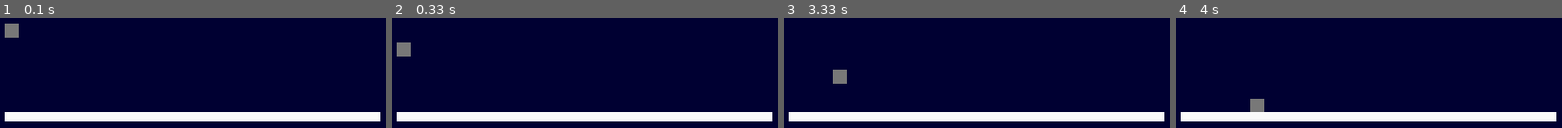
Above: before the commit, frames 1-4 (left to right).
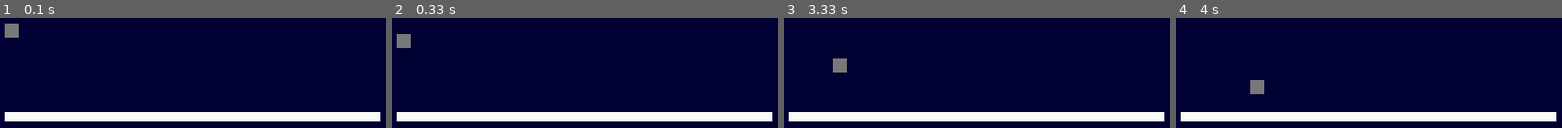
Above: after the commit, the same moments.

Repository: ezfe/Space-Attack
Game: pygame game, started from Space-Attack/main.py
Two runs of this game, one before a commit and one after it. Both use one fixed random seed, a clock stepped at 60 frames per second and the inputs below.
Inputs:
- Up to frame 1 (0.1 s): no input
- Up to frame 2 (0.33 s): no input
- Up to frame 3 (3.33 s): hold D 0.33-0.8 s; hold W 0.83-1.13 s; hold D 1.17-1.63 s; hold A 1.67-2.2 s; hold A 2.23-2.63 s; hold W 2.67-3.03 s; hold D from 3.07 s (still down)
- Up to frame 4 (4 s): release D at 3.7 s; hold A from 3.73 s (still down)

Frame 1 is identical in both runs. In frame 2, 0.6% of the frame differs, in the area x 1-5%, y 14-36%; in frame 3, 0.7%; in frame 4, 0.9%, in the area x 19-23%, y 56-86%.

Commit message:
Prevented going off screen

Diff:
--- a/Space-Attack/main.py
+++ b/Space-Attack/main.py
@@ -9,8 +9,10 @@
 from actor import Actor
 
 class SpaceAttackApp(PygameApp):
-    def __init__(self, screensize = (512,512)):
-        super().__init__(screensize = screensize, title="Space Attack!")
+    width = 512
+    height = 512
+    def __init__(self):
+        super().__init__(screensize = (self.width, self.height), title="Space Attack!")
         pygame.key.set_repeat(100)
         self.setbackgroundcolor((0,0,50))
         self.player = Player(5,5,15,15,self.spritegroup)
@@ -43,12 +45,22 @@
         print(self.overlapping_actors())
 
         if len(self.overlapping_actors()) == 0:
-            self.yVelocity = self.yVelocity - 1
+            self.yVelocity = self.yVelocity - 0.5
         else:
             self.yVelocity = 0
             while len(self.overlapping_actors()) != 0:
                 self.y -= 1
         self.y = self.y - self.yVelocity
+
+        if self.x < 0:
+            self.x += myapp.width
+        elif self.x > myapp.width:
+            self.x -= myapp.width
+        if self.y < 0:
+            self.y += myapp.height
+        elif self.y > myapp.height:
+            self.y -= myapp.height
+
     def moveRight(self):
         self.xVelocity += 1
     def moveLeft(self):
